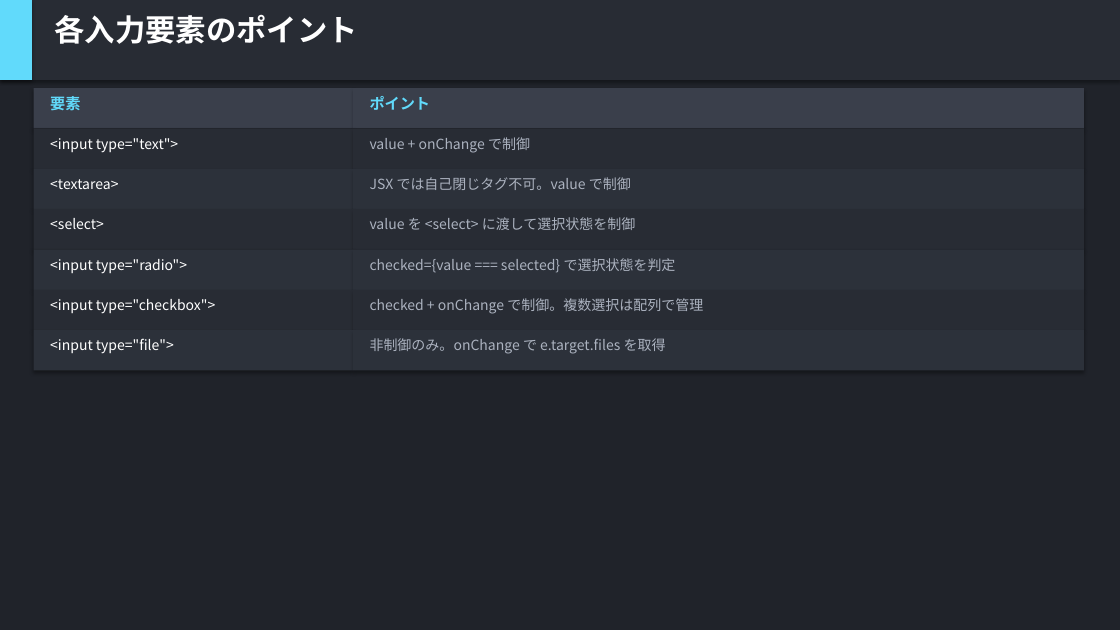
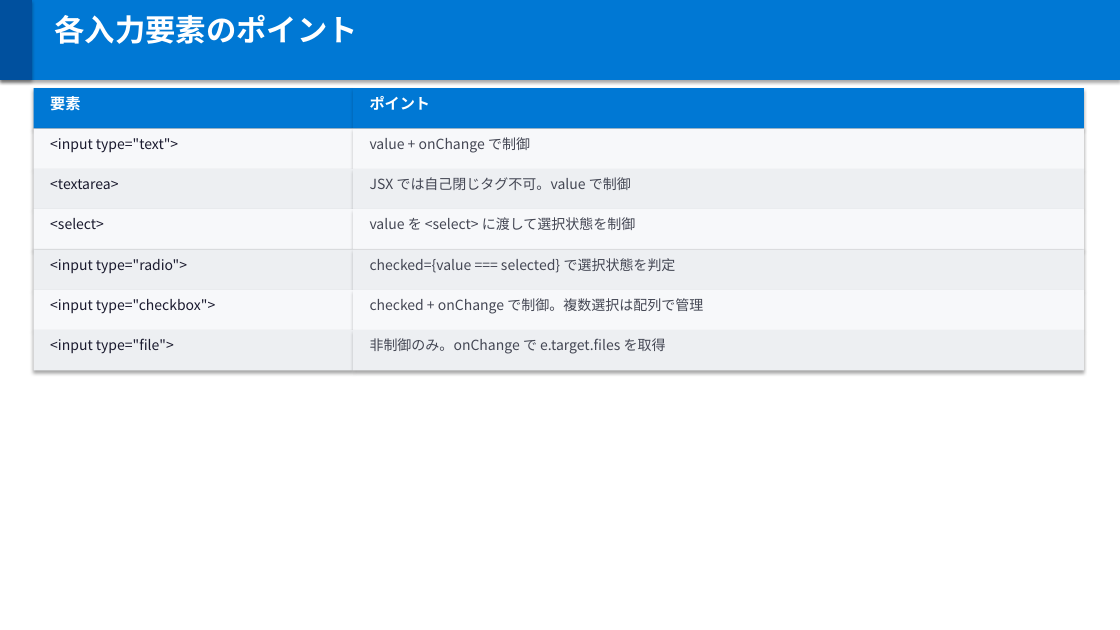
Before and after one commit to kter/my-first-react-app-01, a slide deck: slide 23 of output.pptx. Drawn at 1120x630 pixels with LibreOffice and Linux fonts; fonts in the diff are those of the drawing. Boxes give left, top, right and bottom in pixels: in the first picture for what was removed or moved away, otherwise in the second. Text is boxed around its words. In the diff, an @@ line names an element or a change of style, - is before the commit and + after.

```diff
--- a/output.pptx
+++ b/output.pptx
@@ background #20232A to #FFFFFF @@
@@ rectangle at (0, 0, 1120, 80): fill #282C34 to #0078D4 @@
@@ rectangle at (0, 0, 32, 80): fill #61DAFB to #00509E @@
@@ rectangle at (34, 88, 353, 129): fill #3A3F4B to #0078D4 @@
@@ rectangle at (353, 88, 1084, 129): fill #3A3F4B to #0078D4 @@
@@ text "要素" at (50, 94, 80, 114): text colour #61DAFB to #FFFFFF @@
@@ text "ポイント" at (370, 96, 431, 110): text colour #61DAFB to #FFFFFF @@
@@ fill #282C34 to #F7F8FA in 6 elements at (34, 129, 353, 169), (34, 209, 353, 250), (34, 290, 353, 330), (353, 129, 1084, 169), (353, 209, 1084, 250), (353, 290, 1084, 330) @@
@@ text colour #FFFFFF to #1A1A2E in 6 elements at (50, 138, 178, 153), (50, 179, 118, 189), (50, 218, 104, 229), (50, 259, 187, 274), (50, 299, 215, 314), (50, 338, 174, 354) @@
@@ fill #2C313A to #EDEFF2 in 6 elements at (34, 169, 353, 209), (34, 250, 353, 290), (34, 330, 353, 371), (353, 169, 1084, 209), (353, 250, 1084, 290), (353, 330, 1084, 371) @@
@@ text colour #ABB2BF to #444754 in 6 elements at (370, 137, 530, 153), (370, 177, 631, 190), (370, 217, 635, 230), (370, 258, 676, 273), (370, 298, 703, 314), (370, 338, 666, 354) @@
```
Also in this commit, not shown: 72 other slides changed, 1 other file.
